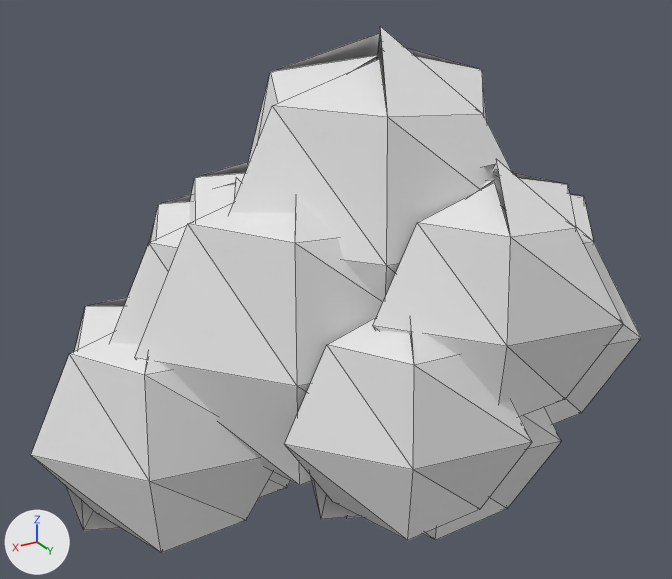
The OBJ model assets/models/trees/birch_1_crown.obj as it was, and as the next commit left it.
The view is the same before and after, from a 50 mm camera at (1.4, 3.01, 4.2) aimed at (-0.36, 0.07, 2.73). The axes (+X, +Y, +Z) are drawn at lower left. The lights are the same throughout. The picture after the commit comes second. Mesh edges are drawn as thin lines. Where no turn or scale is listed for an object, it has been applied to the vertices. Vertices at exactly the same position are counted once.

The first picture shows 'birch_1_crown'.
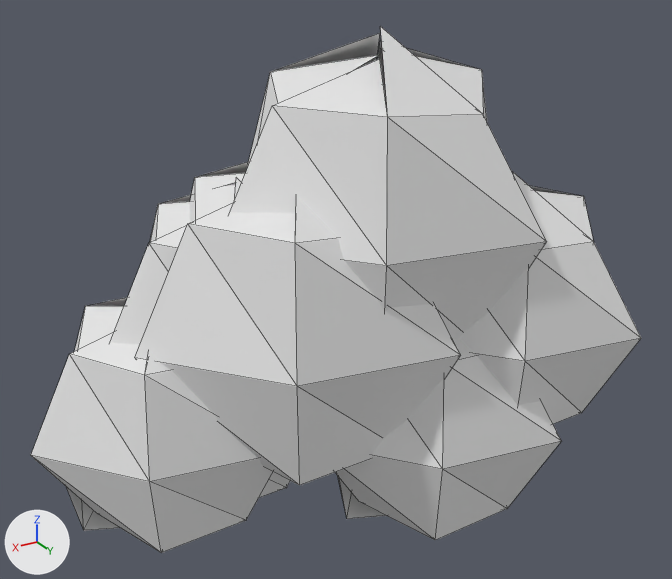
Where the change shows, as pixel boxes [x1, y1, x2, y2] in the pictures (672 x 579 px):
part 1 of me_birch_1_crown, deleted: before [284, 318, 532, 540]
part 2 of me_birch_1_crown, deleted: before [373, 159, 623, 417]

Diff of the bpy script that builds the scene:
```diff
--- a/assets/models/trees/birch_1_crown.obj.py
+++ b/assets/models/trees/birch_1_crown.obj.py
@@ me_birch_1_crown @@
 # used by ob_birch_1_crown; location = (0.0, 0.0, 0.0)
-me_birch_1_crown.from_pydata(...)  # 330 vertices, 360 faces; spans x -1.49..0.86, y -0.86..1.06, z 1.49..3.75
+me_birch_1_crown.from_pydata(...)  # 264 vertices, 288 faces; spans x -1.49..0.86, y -0.86..0.83, z 1.49..3.75
+# me_birch_1_crown part 1: the loose piece of 33 vertices spanning x -0.76..0.16, y 0.19..1.01, z 1.94..2.97 is deleted
+# me_birch_1_crown part 2: the loose piece of 33 vertices spanning x -1.08..-0.16, y 0.24..1.06, z 2.33..3.36 is deleted
```
